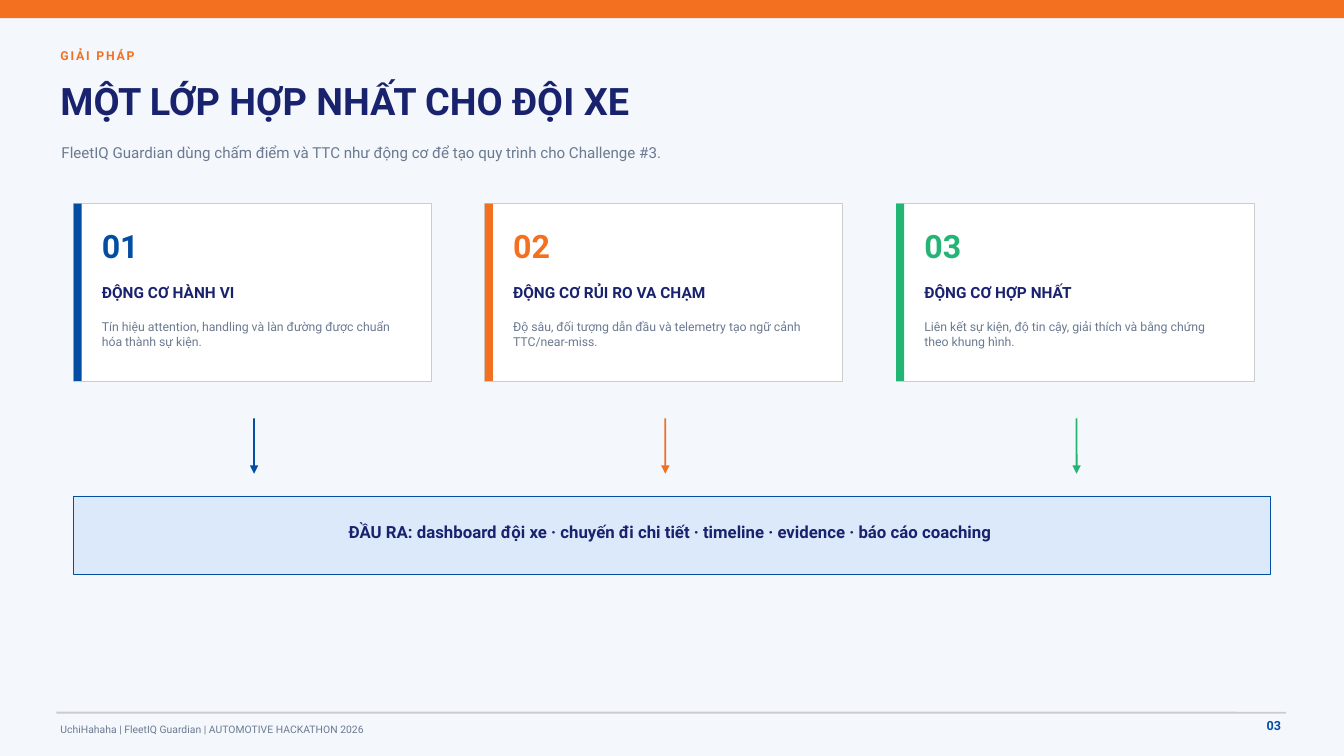
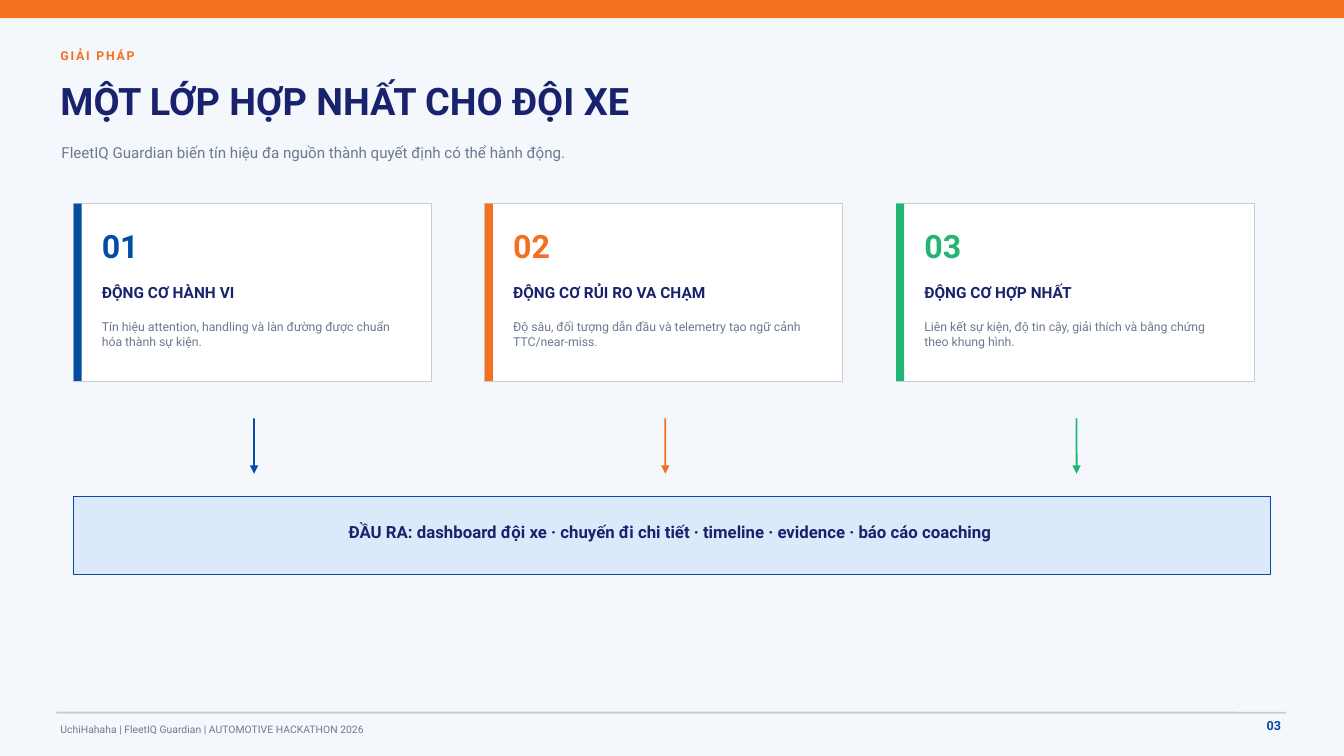
Before and after one commit to hminhphi/UchiHahahaFPTAutomotiveHackathon, a slide deck: slide 3 of docs/proposal/UchiHahaha_FleetIQGuardian_Final_Round2.pptx. Drawn at 1344x756 pixels with LibreOffice and Linux fonts; fonts in the diff are those of the drawing. Boxes give left, top, right and bottom in pixels: in the first picture for what was removed or moved away, otherwise in the second. Text is boxed around its words. In the diff, an @@ line names an element or a change of style, - is before the commit and + after.

```diff
--- a/docs/proposal/UchiHahaha_FleetIQGuardian_Final_Round2.pptx
+++ b/docs/proposal/UchiHahaha_FleetIQGuardian_Final_Round2.pptx
@@ text at [61, 145, 565, 161]: text changed @@
-FleetIQ Guardian dùng chấm điểm và TTC như động cơ để tạo quy trình cho Challenge #3.
+FleetIQ Guardian biến tín hiệu đa nguồn thành quyết định có thể hành động.
```
Also in this commit, not shown: 9 other slides changed, 4 slides removed, 17 other files.
